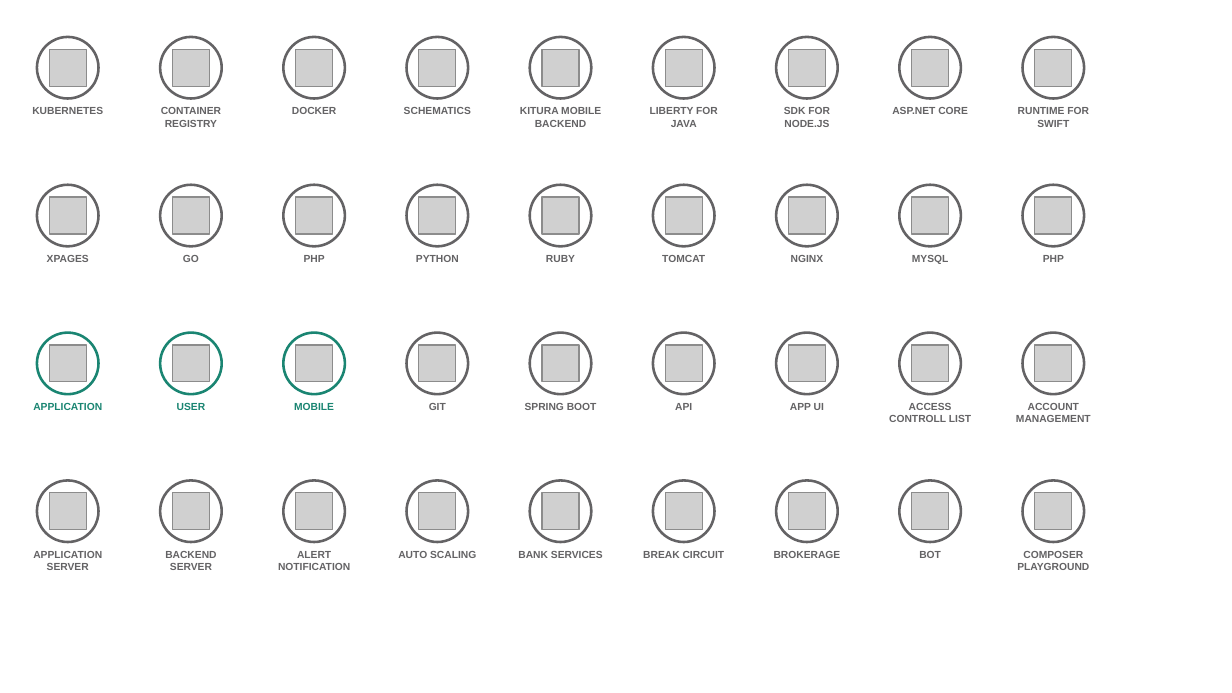
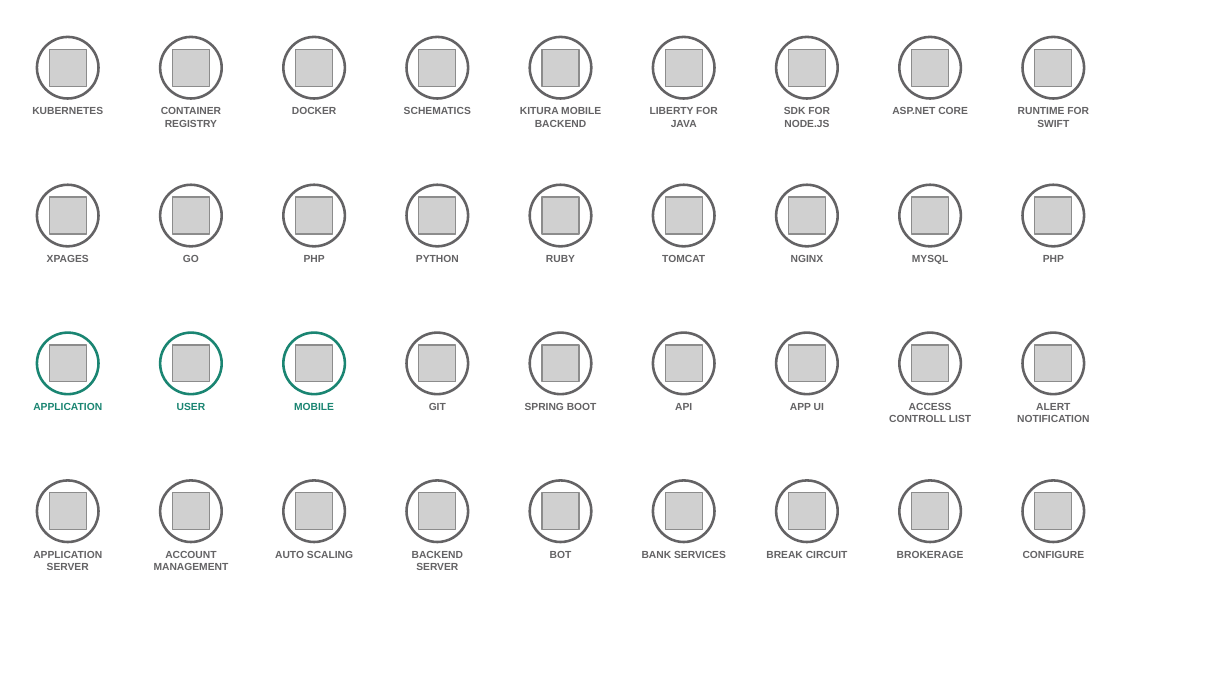
Before and after one commit to l2fprod/myarchitecture, a slide deck: slide 10 of mycatalog-architecture-diagram-template.pptx. Drawn at 1232x693 pixels with LibreOffice and Linux fonts; fonts in the diff are those of the drawing; grey boxes stand for pictures. Boxes give left, top, right and bottom in pixels: in the first picture for what was removed or moved away, otherwise in the second. Text is boxed around its words. In the diff, an @@ line names an element or a change of style, - is before the commit and + after.

```diff
--- a/mycatalog-architecture-diagram-template.pptx
+++ b/mycatalog-architecture-diagram-template.pptx
@@ text at box(1017, 403, 1089, 422): text changed @@
-ACCOUNT MANAGEMENT
+ALERT NOTIFICATION
@@ text at box(154, 551, 229, 570): text changed @@
-BACKEND SERVER
+ACCOUNT MANAGEMENT
@@ text "AUTO SCALING": place and size @@
-text "AUTO SCALING" at box(398, 551, 476, 558)
+text "AUTO SCALING" at box(275, 551, 353, 558)
@@ text removed at box(278, 551, 350, 570) @@
-ALERT NOTIFICATION
@@ text added at box(412, 551, 463, 570), 6 pt, text #646365, bold @@
+BACKEND SERVER
@@ text "BOT": place and size @@
-text "BOT" at box(919, 551, 941, 558)
+text "BOT" at box(550, 551, 572, 558)
@@ 3 texts: place and size @@
-3 texts at box(518, 551, 841, 558)
+3 texts at box(642, 551, 964, 558)
@@ text at box(1023, 551, 1085, 558): text changed @@
-COMPOSER PLAYGROUND
+CONFIGURE
```
Also in this commit, not shown: 12 other slides changed, 1 slide added, 1 slide removed.
